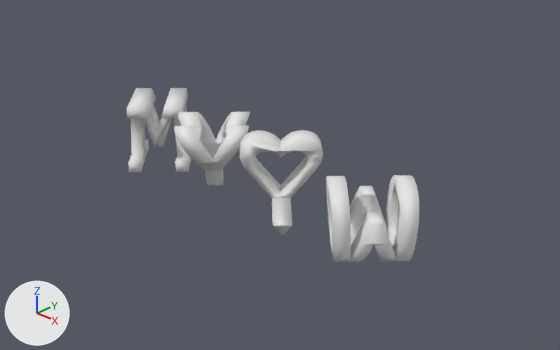
One commit to the Blender file Mech/Multi_view_/ilovemywife_V3.blend: the scene before it, then after it.
The view is the same before and after, from a 50 mm lens placed at (8.2, -6.57, 4.81), pointed at (1.41, 0.49, 0.26). Every picture has the same lights, and +X, +Y and +Z are marked at lower left.

The scene before the commit, as lines of its bpy script (objects in view):
```python
me_cutext_002 = bpy.data.meshes.new('CUText.002')
me_cutext_002.from_pydata(...)  # 70 vertices, 37 faces; spans x -0.61..0.805, y -0.724..0.69, z 0.027..1.027
me_cutext_002.polygons.foreach_set('use_smooth', [True] * 37)
me_cutext_008 = bpy.data.meshes.new('CUText.008')
me_cutext_008.from_pydata(...)  # 2008 vertices, 1002 faces; spans x 0.005..0.428, y 0.003..0.501, z -0.203..0.182
me_cutext_008.polygons.foreach_set('use_smooth', [True] * 1002)
me_cutext_015 = bpy.data.meshes.new('CUText.015')
me_cutext_015.from_pydata(...)  # 1157 vertices, 582 faces; spans x -0.159..0.841, y -0.014..0.986, z -0.252..0.336
me_cutext_015.polygons.foreach_set('use_smooth', [True] * 582)
me_cutext_018 = bpy.data.meshes.new('CUText.018')
me_cutext_018.from_pydata(...)  # 1602 vertices, 799 faces; spans x 0.014..0.42, y -0.009..0.513, z -0.233..0.165
me_cutext_018.polygons.foreach_set('use_smooth', [True] * 799)
ob_hrt_y = bpy.data.objects.new('Hrt_Y', me_cutext_008)
ob_hrt_y.location = (0.278, -0.401, -0.001)
ob_hrt_y.rotation_euler = (1.571, 0.0, 0.785)  # degrees (90, 0, 45)
ob_hrt_y.scale = (2.36, 2.01, 2.6)
ob_i_m = bpy.data.objects.new('I_M', me_cutext_002)
ob_i_m.location = (-0.685, 0.005, 0.0)
ob_i_m.scale = (0.877, 0.877, 1.0)
ob_l_hrt_2 = bpy.data.objects.new('L_Hrt_2', me_cutext_015)
ob_l_hrt_2.location = (1.674, -0.288, 0.058)
ob_l_hrt_2.rotation_euler = (1.571, 0.0, 0.785)  # degrees (90, 0, 45)
ob_l_hrt_2.scale = (1.07, 0.987, 1.83)
ob_o_w = bpy.data.objects.new('O_W', me_cutext_018)
ob_o_w.location = (2.926, 0.292, 0.026)
ob_o_w.rotation_euler = (1.571, 0.0, -0.785)  # degrees (90, 0, -45)
ob_o_w.scale = (2.46, 1.87, 2.51)
```
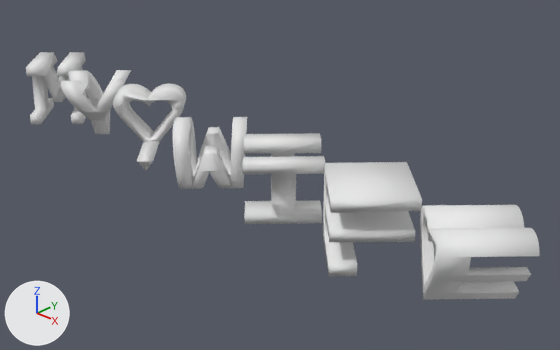
Patch to the scene script:
```diff
--- a/Mech/Multi_view_/ilovemywife_V3.blend.py
+++ b/Mech/Multi_view_/ilovemywife_V3.blend.py
@@ me_cutext_021 @@
+me_cutext_021.from_pydata(...)  # 1167 vertices, 585 faces; spans x 0.071..0.375, y 0.0..0.504, z -0.178..0.172
+me_cutext_021.polygons.foreach_set('use_smooth', [True] * 585)
@@ me_cutext_014 @@
+me_cutext_014.from_pydata(...)  # 36 vertices, 20 faces; spans x 0.071..0.375, y 0.0..0.504, z -0.2..0.154
+me_cutext_014.polygons.foreach_set('use_smooth', [True] * 20)
@@ me_cutext_005 @@
+me_cutext_005.from_pydata(...)  # 42 vertices, 23 faces; spans x 0.003..0.432, y 0.004..0.496, z -0.216..0.174
+me_cutext_005.polygons.foreach_set('use_smooth', [True] * 23)
@@ ob_i_m @@
 ob_i_m = bpy.data.objects.new('I_M', me_cutext_002)
-ob_i_m.location = (-0.685, 0.005, 0.0)
+ob_i_m.location = (-3.482, 0.02, 0.0)
 ob_i_m.scale = (0.877, 0.877, 1.0)
@@ ob_hrt_y @@
 ob_hrt_y = bpy.data.objects.new('Hrt_Y', me_cutext_008)
-ob_hrt_y.location = (0.278, -0.401, -0.001)
+ob_hrt_y.location = (-2.519, -0.386, -0.001)
 ob_hrt_y.rotation_euler = (1.571, 0.0, 0.785)  # degrees (90, 0, 45)
@@ ob_l_hrt_2 @@
 ob_l_hrt_2 = bpy.data.objects.new('L_Hrt_2', me_cutext_015)
-ob_l_hrt_2.location = (1.674, -0.288, 0.058)
+ob_l_hrt_2.location = (-1.123, -0.273, 0.058)
 ob_l_hrt_2.rotation_euler = (1.571, 0.0, 0.785)  # degrees (90, 0, 45)
@@ ob_o_w @@
 ob_o_w = bpy.data.objects.new('O_W', me_cutext_018)
-ob_o_w.location = (2.926, 0.292, 0.026)
+ob_o_w.location = (0.129, 0.307, 0.026)
 ob_o_w.rotation_euler = (1.571, 0.0, -0.785)  # degrees (90, 0, -45)
@@ ob_hrt_e @@
+ob_hrt_e = bpy.data.objects.new('Hrt_E', me_cutext_021)
+ob_hrt_e.location = (4.239, -0.545, 0.016)
+ob_hrt_e.rotation_euler = (1.571, 0.0, 0.785)  # degrees (90, 0, 45)
+ob_hrt_e.scale = (3.3, 1.93, 2.82)
@@ ob_e_f @@
+ob_e_f = bpy.data.objects.new('E_F', me_cutext_014)
+ob_e_f.location = (2.782, 0.456, 0.009)
+ob_e_f.rotation_euler = (1.571, 0.0, -0.785)  # degrees (90, 0, -45)
+ob_e_f.scale = (3.3, 1.93, 2.82)
@@ ob_v_i @@
+ob_v_i = bpy.data.objects.new('V_I', me_cutext_005)
+ob_v_i.location = (1.569, 0.286, -0.029)
+ob_v_i.rotation_euler = (1.571, 0.0, -0.785)  # degrees (90, 0, -45)
+ob_v_i.scale = (2.3, 2.03, 2.56)
```

Boxes (x1, y1, x2, y2) around the edits, measured in the pictures (560 x 350 px):
'O_W', moved: before (326, 175, 419, 262); after (173, 117, 247, 189)
'Hrt_E', added: after (420, 205, 540, 300)
'E_F', added: after (323, 162, 422, 276)
'L_Hrt_2', moved: before (240, 130, 323, 236); after (113, 83, 186, 171)
'Hrt_Y', moved: before (174, 112, 250, 186); after (61, 70, 131, 134)
'I_M', moved: before (127, 88, 191, 172); after (26, 52, 90, 124)
'V_I', added: after (243, 133, 325, 224)
